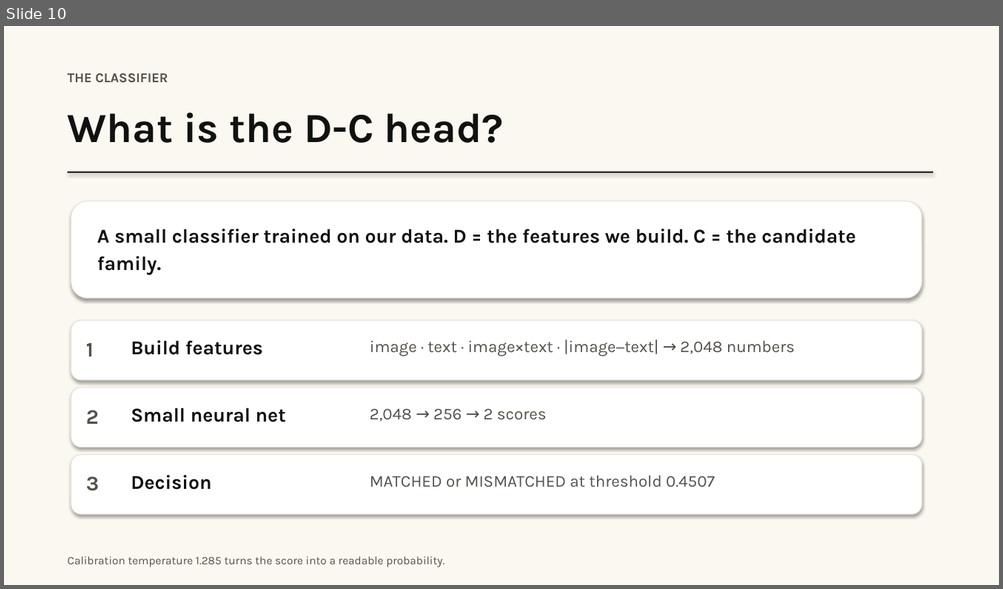
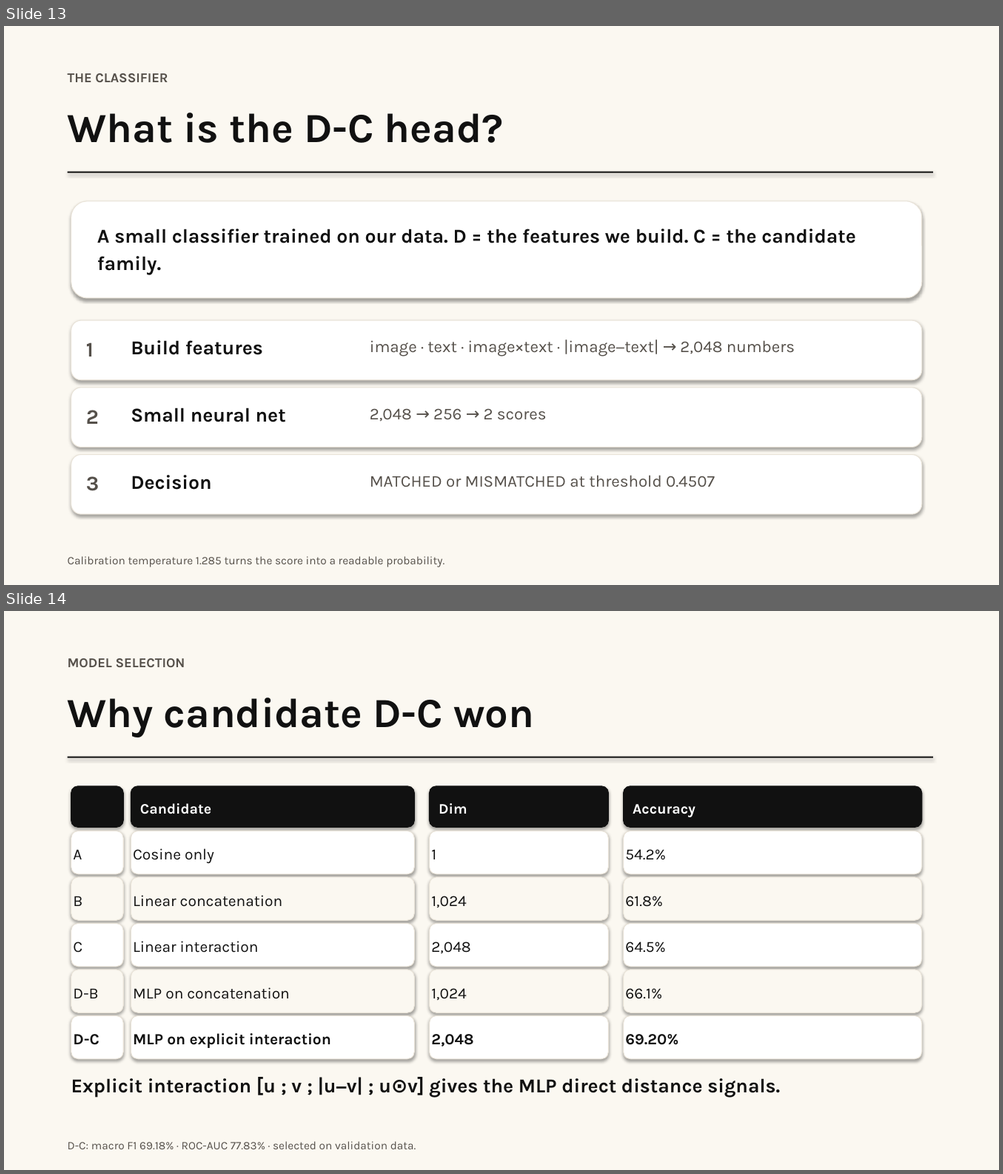
Before and after one commit to DharmilG/Misinformation-Detection, a slide deck: Project_Presentation.pptx. Shown one above the other, each under a label of ours: slide 10 before the commit, slides 13 and 14 after it. The pictures are 1003x589 and 1003x1174 pixels, drawn with LibreOffice and Linux fonts; fonts in the diff are those of the drawing. Boxes give left, top, right and bottom in pixels: in the first picture for what was removed or moved away, otherwise in the second. Text is boxed around its words. In the diff, an @@ line names an element or a change of style, - is before the commit and + after.

Commit message:
docs(presentation): add data, preprocessing and model-selection slides

```diff
--- a/Project_Presentation.pptx
+++ b/Project_Presentation.pptx
@@ slide 14 added at box(4, 611, 999, 1170), background #FBF8F1 @@
@@ text added at box(68, 658, 534, 738), 40 pt, text #111111, bold @@
+MODEL SELECTION
+Why candidate D-C won
@@ rectangle added at box(68, 757, 933, 758), fill #111111 @@
@@ rounded rectangle added at box(71, 786, 123, 827), fill #111111, outline #111111 0.75 pt @@
@@ rounded rectangle added at box(131, 786, 415, 827), fill #111111, outline #111111 0.75 pt, 14 pt, text #FFFFFF, bold @@
+Candidate
@@ rounded rectangle added at box(430, 786, 609, 827), fill #111111, outline #111111 0.75 pt, 14 pt, text #FFFFFF, bold @@
+Dim
@@ rounded rectangle added at box(623, 786, 922, 827), fill #111111, outline #111111 0.75 pt, 14 pt, text #FFFFFF, bold @@
+Accuracy
@@ rounded rectangle added at box(71, 831, 123, 874), fill #FFFFFF, outline #E9E3D8 0.75 pt, 15 pt, text #111111 @@
+A
@@ rounded rectangle added at box(131, 831, 415, 874), fill #FFFFFF, outline #E9E3D8 0.75 pt, 15 pt, text #111111 @@
+Cosine only
@@ rounded rectangle added at box(430, 831, 609, 874), fill #FFFFFF, outline #E9E3D8 0.75 pt, 15 pt, text #111111 @@
+1
@@ rounded rectangle added at box(623, 831, 922, 874), fill #FFFFFF, outline #E9E3D8 0.75 pt, 15 pt, text #111111 @@
+54.2%
@@ rounded rectangle added at box(71, 877, 123, 920), fill #FBF8F1, outline #E9E3D8 0.75 pt, 15 pt, text #111111 @@
+B
@@ rounded rectangle added at box(131, 877, 415, 920), fill #FBF8F1, outline #E9E3D8 0.75 pt, 15 pt, text #111111 @@
+Linear concatenation
@@ rounded rectangle added at box(430, 877, 609, 920), fill #FBF8F1, outline #E9E3D8 0.75 pt, 15 pt, text #111111 @@
+1,024
@@ rounded rectangle added at box(623, 877, 922, 920), fill #FBF8F1, outline #E9E3D8 0.75 pt, 15 pt, text #111111 @@
+61.8%
@@ rounded rectangle added at box(71, 923, 123, 967), fill #FFFFFF, outline #E9E3D8 0.75 pt, 15 pt, text #111111 @@
+C
@@ rounded rectangle added at box(131, 923, 415, 967), fill #FFFFFF, outline #E9E3D8 0.75 pt, 15 pt, text #111111 @@
+Linear interaction
@@ rounded rectangle added at box(430, 923, 609, 967), fill #FFFFFF, outline #E9E3D8 0.75 pt, 15 pt, text #111111 @@
+2,048
@@ rounded rectangle added at box(623, 923, 922, 967), fill #FFFFFF, outline #E9E3D8 0.75 pt, 15 pt, text #111111 @@
+64.5%
@@ rounded rectangle added at box(71, 970, 123, 1013), fill #FBF8F1, outline #E9E3D8 0.75 pt, 15 pt, text #111111 @@
+D-B
@@ rounded rectangle added at box(131, 970, 415, 1013), fill #FBF8F1, outline #E9E3D8 0.75 pt, 15 pt, text #111111 @@
+MLP on concatenation
@@ rounded rectangle added at box(430, 970, 609, 1013), fill #FBF8F1, outline #E9E3D8 0.75 pt, 15 pt, text #111111 @@
+1,024
@@ rounded rectangle added at box(623, 970, 922, 1013), fill #FBF8F1, outline #E9E3D8 0.75 pt, 15 pt, text #111111 @@
+66.1%
@@ rounded rectangle added at box(71, 1016, 123, 1059), fill #FFFFFF, outline #E9E3D8 0.75 pt, 15 pt, text #111111, bold @@
+D-C
@@ rounded rectangle added at box(131, 1016, 415, 1059), fill #FFFFFF, outline #E9E3D8 0.75 pt, 15 pt, text #111111, bold @@
+MLP on explicit interaction
@@ rounded rectangle added at box(430, 1016, 609, 1059), fill #FFFFFF, outline #E9E3D8 0.75 pt, 15 pt, text #111111, bold @@
+2,048
@@ rounded rectangle added at box(623, 1016, 922, 1059), fill #FFFFFF, outline #E9E3D8 0.75 pt, 15 pt, text #111111, bold @@
+69.20%
@@ text added at box(71, 1077, 780, 1098), 19 pt, text #111111, bold @@
+Explicit interaction [u ; v ; |u−v| ; u⊙v] gives the MLP direct distance signals.
@@ text added at box(68, 1142, 416, 1150), 11 pt, text #55504A @@
+D-C: macro F1 69.18% · ROC-AUC 77.83% · selected on validation data.
@@ what was slide 10 is now slide 13 @@
```
Also in this commit, not shown: 1 slide changed, 3 other slides added, 3 other files.
